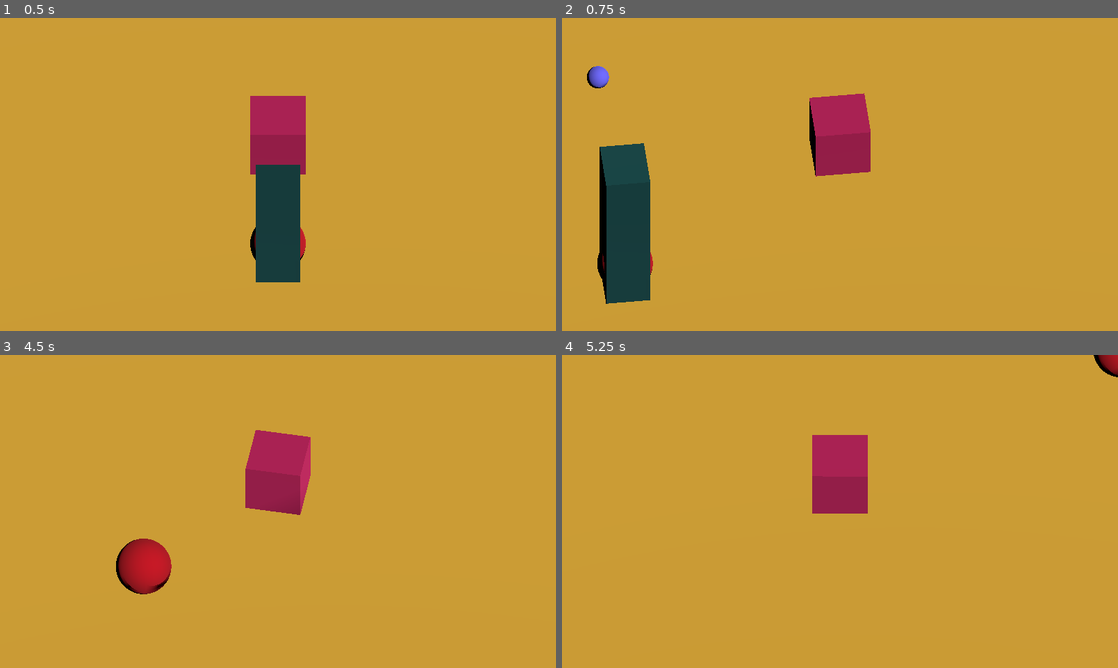
Above: before the commit, frames 1-4 (two rows, left to right).
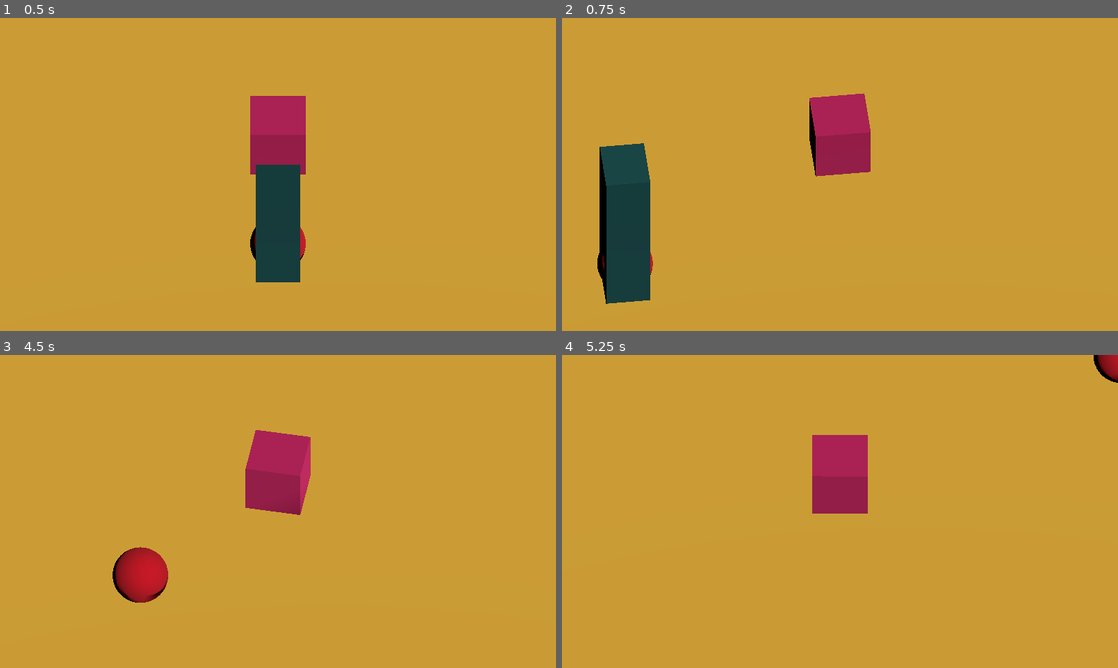
Above: after the commit, the same moments.

Repository: pazfelipe/godot-cube-test
Game: Godot game, scene res://main.tscn
Two runs of this game, one before a commit and one after it. Both use one fixed random seed, a clock stepped at 60 frames per second and the inputs below.
Inputs (mouse positions are in pixels of both pictures, inside the frame that each line leads up to):
- Up to frame 1 (0.5 s): no input
- Up to frame 2 (0.75 s): tap Enter at 0.5 s; move the mouse to (962, 158) at 0.52 s; hold Right (ui_right) from 0.53 s (still down); click (962, 158) at 0.67 s
- Up to frame 3 (4.5 s): move the mouse to (166, 527) at 1.27 s; release Right (ui_right) at 1.28 s; hold Down (ui_down) 1.28-2.03 s; tap Space at 2 s; move the mouse to (333, 442) at 2.02 s; hold Right (ui_right) 2.03-2.78 s; tap Enter at 2.75 s; move the mouse to (250, 574) at 2.77 s; hold Up (ui_up) 2.78-3.53 s; click (250, 574) at 2.92 s; move the mouse to (444, 558) at 3.52 s; hold Left (ui_left) from 3.53 s (still down); move the mouse to (111, 464) at 4.27 s
- Up to frame 4 (5.25 s): move the mouse to (867, 511) at 5.02 s; release Left (ui_left) at 5.03 s; hold Down (ui_down) from 5.03 s (still down); click (867, 511) at 5.17 s

Frame 1 is identical in both runs. In frame 2, 0.2% of the frame differs, in the area x 4-9%, y 15-23%; in frame 3, 0.9%, in the area x 20-31%, y 58-80%; in frame 4, 0.2%.

Commit message:
fix: update bullet speed and improve off-screen destruction logic. Increased bullet speed for enhanced gameplay and refined the logic for automatic destruction when bullets move outside the camera view. Updated bullet scene to reflect changes and ensure proper script association.

Diff:
--- a/Bullet.tscn
+++ b/Bullet.tscn
@@ -1,4 +1,6 @@
-[gd_scene load_steps=4 format=3 uid="uid://n2a6eenx12sn"]
+[gd_scene load_steps=5 format=3 uid="uid://n2a6eenx12sn"]
+
+[ext_resource type="Script" uid="uid://da0m5n7tc3ct8" path="res://bullet.gd" id="1_ayd6b"]
 
 [sub_resource type="SphereMesh" id="SphereMesh_6bhup"]
 radius = 0.1
@@ -10,9 +12,10 @@
 [sub_resource type="SphereShape3D" id="SphereShape3D_6bhup"]
 radius = 0.1
 
-[node name="BulletFixed" type="CharacterBody3D"]
+[node name="Bullet" type="CharacterBody3D"]
 transform = Transform3D(1, 0, 0, 0, 1, 0, 0, 0, 1, 0, 1.5, 0)
 motion_mode = 1
+script = ExtResource("1_ayd6b")
 
 [node name="MeshInstance3D" type="MeshInstance3D" parent="."]
 mesh = SubResource("SphereMesh_6bhup")
--- a/bullet.gd
+++ b/bullet.gd
@@ -1,19 +1,19 @@
 extends CharacterBody3D
 
-@export var speed: float = 2.0
+@export var speed: float = 20.0
 var direction := Vector3.ZERO
 
 func _ready():
-	direction = -transform.basis.z.normalized()
+	direction = -global_transform.basis.z.normalized()
 	velocity = direction * speed
 
 func _physics_process(delta):
-	#move_and_slide()
+	move_and_slide()
 
-	# Destroi fora da tela
-	var camera = get_viewport().get_camera_3d()
-	#if camera:
-		#var screen_pos = camera.unproject_position(global_position)
-		#var size = get_viewport().size
-		#if screen_pos.x < 0 or screen_pos.x > size.x or screen_pos.y < 0 or screen_pos.y > size.y:
-			#queue_free()
+	# Auto-destruir fora da tela
+	var cam = get_viewport().get_camera_3d()
+	if cam:
+		var screen_pos = cam.unproject_position(global_position)
+		var screen_size = get_viewport().size
+		if screen_pos.x < -100 or screen_pos.x > screen_size.x + 100 or screen_pos.y < -100 or screen_pos.y > screen_size.y + 100:
+			queue_free()
--- a/char.gd
+++ b/char.gd
@@ -9,6 +9,7 @@
 
 func _ready():
 	global_transform.origin.y = 1.0
+	print("Teste:", "_ready no char")
 
 func _physics_process(_delta):
 	var direction = Vector3.ZERO
@@ -85,5 +86,5 @@
 	var transform = Transform3D(basis, spawn_position)
 
 	var bullet = bullet_scene.instantiate()
-	bullet.global_transform = transform  # ⬅️ AQUI SETA ANTES DE ADD_CHILD
-	get_parent().add_child(bullet)
+	bullet.global_transform = transform
+	get_tree().current_scene.add_child(bullet)
--- a/enemy.gd
+++ b/enemy.gd
@@ -6,6 +6,7 @@
 func _ready():
 	# Procura o personagem (ajuste o caminho se necessário)
 	target = get_parent().get_node_or_null("char")
+	print("chamando enemy")
 
 func _physics_process(delta):
 	if target == null:
